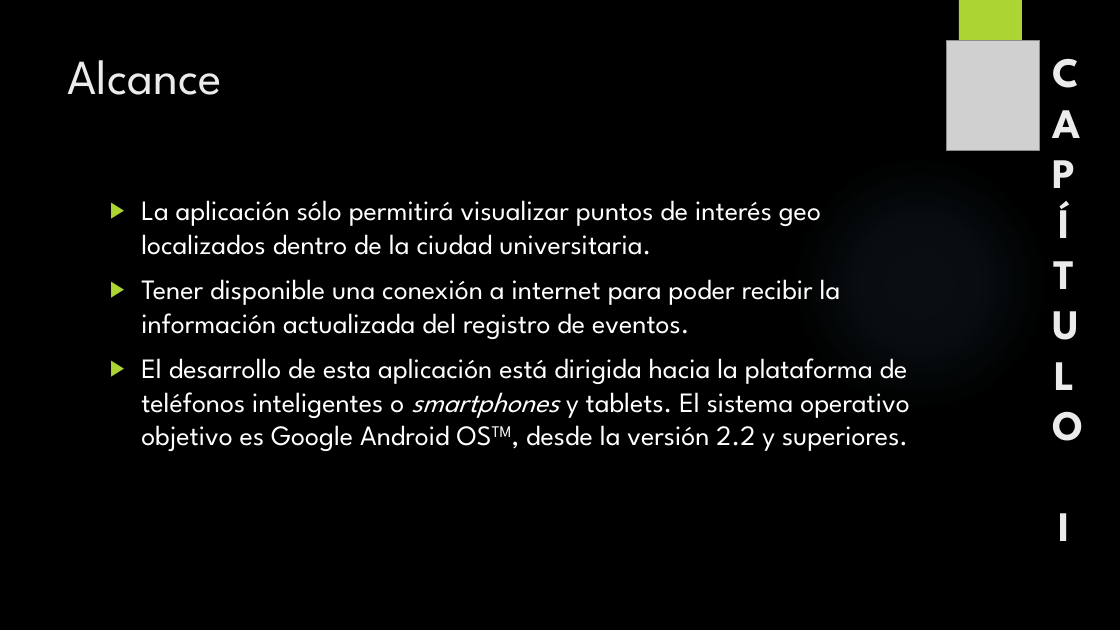
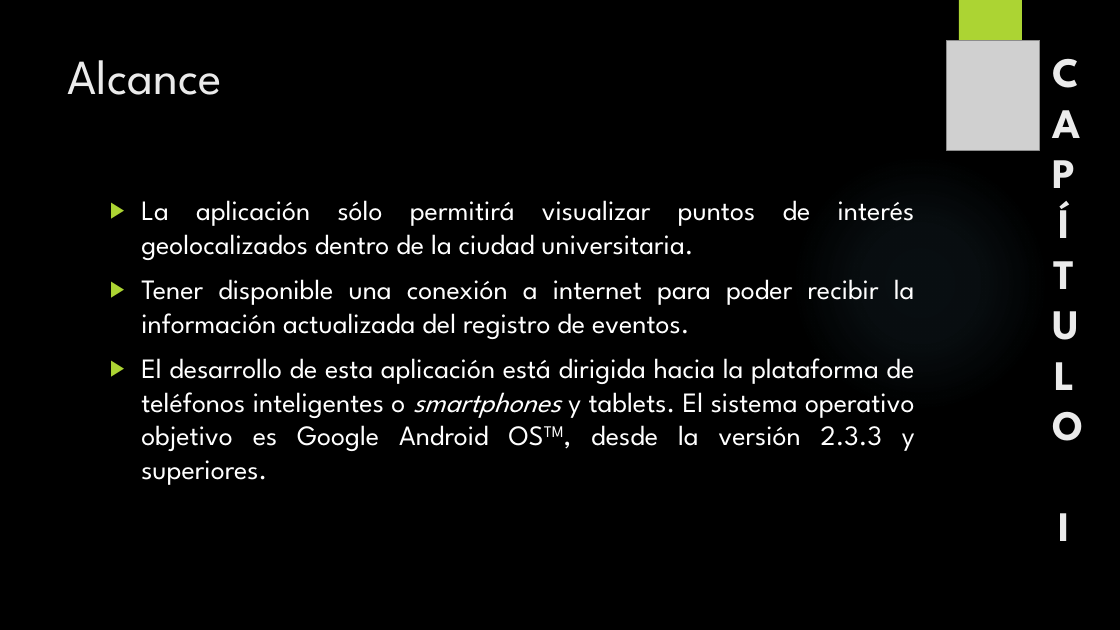
Before and after one commit to Climbhazard/tesis-visora, a slide deck: slide 6 of Tesis.pptx. Drawn at 1120x630 pixels with LibreOffice and Linux fonts; fonts in the diff are those of the drawing; grey boxes stand for pictures; background and template pictures are left out. Boxes give left, top, right and bottom in pixels: in the first picture for what was removed or moved away, otherwise in the second. Text is boxed around its words. In the diff, an @@ line names an element or a change of style, - is before the commit and + after.

```diff
--- a/Tesis.pptx
+++ b/Tesis.pptx
@@ text at box(141, 200, 915, 260): text changed @@
-▶ La aplicación sólo permitirá visualizar puntos de interés geo localizados dentro de la ciudad universitaria.
+▶ La aplicación sólo permitirá visualizar puntos de interés geolocalizados dentro de la ciudad universitaria.
@@ text at box(141, 279, 915, 339): alignment left to justified @@
@@ text at box(141, 358, 915, 485): text changed @@
-▶ El desarrollo de esta aplicación está dirigida hacia la plataforma de teléfonos inteligentes o smartphones y tablets. El sistema operativo objetivo es Google Android OSTM, desde la versión 2.2 y superiores.
+▶ El desarrollo de esta aplicación está dirigida hacia la plataforma de teléfonos inteligentes o smartphones y tablets. El sistema operativo objetivo es Google Android OSTM, desde la versión 2.3.3 y superiores.
```
Also in this commit, not shown: 12 other slides changed, 1 other file.
